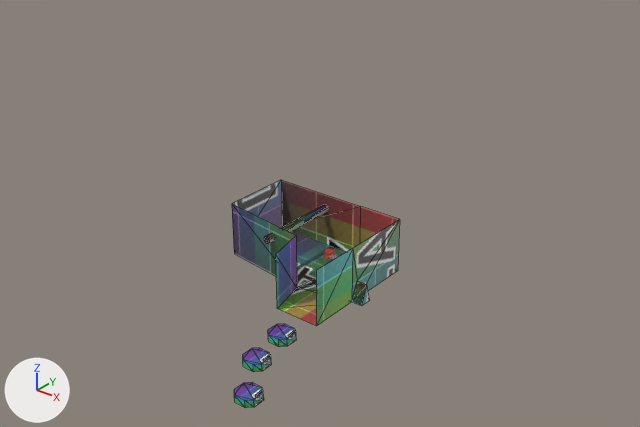
The glTF model warehouse.glb as it was, and as the next commit left it.
Rendered twice from a 50 mm camera at (131.2, -161.6, 115.1) aimed at (3.2, -1.6, 15.9). The axes (+X, +Y, +Z) are drawn at lower left. The lights are the same throughout. Mesh edges are drawn as thin lines on the coarser meshes. Where no turn or scale is listed for an object, it has been applied to the vertices.

The older version as bpy lines, for what is in view:
```python
me_cube = bpy.data.meshes.new('Cube')
me_cube.from_pydata(...)  # 21 vertices, 30 faces; spans x -20.0..23.1, y -23.9..10.0, z 0.0..15.0
me_cube.materials.append(mat_material)  # picture img_untitled
me_cube_011 = bpy.data.meshes.new('Cube.011')
me_cube_011.from_pydata(...)  # 16 vertices, 28 faces; spans x -3.0..3.0, y -3.0..3.0, z -1.02..1.02
me_cube_011.materials.append(mat_material)  # picture img_untitled
ob_cube = bpy.data.objects.new('Cube', me_cube)
ob_cube.location = (0.0, 0.0, 0.0)
ob_cube_011 = bpy.data.objects.new('Cube.011', me_cube_011)
ob_cube_011.location = (16.5, -44.0, -9.7)
```
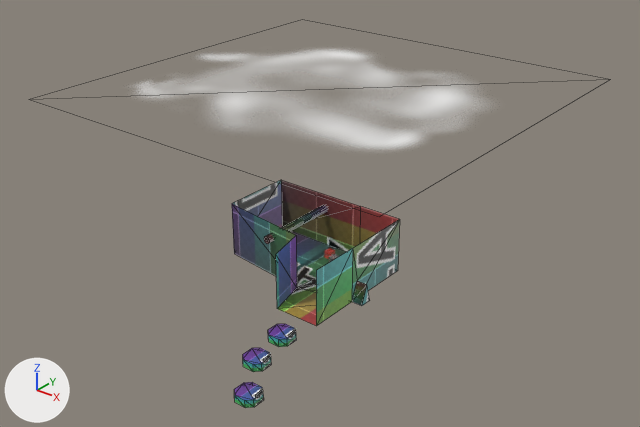
Edits to the bpy script that builds the scene:
```text
Add img_untitled_003:
    img_untitled_003 = load_image('Untitled.003', '_unpacked/Untitled.003', 128, 128, 'sRGB')
Add mat_material_003:
    mat_material_003 = principled_material('Material.003')
    mat_material_003.texture = img_untitled_003  # with its transparency
Add me_plane:
    me_plane.from_pydata(...)  # 4 vertices, 2 faces; spans x -50.0..50.0, y -50.0..50.0, z 0.0
    me_plane.materials.append(mat_material_003)  # picture img_untitled_003
Add ob_plane:
    ob_plane = bpy.data.objects.new('Plane', me_plane)
    ob_plane.location = (4.1, 1.0, 48.6)
```

Pixel boxes [x1, y1, x2, y2] of what changed, in the pictures (640 x 427 px):
'Plane', added: after [147, 51, 464, 147]
